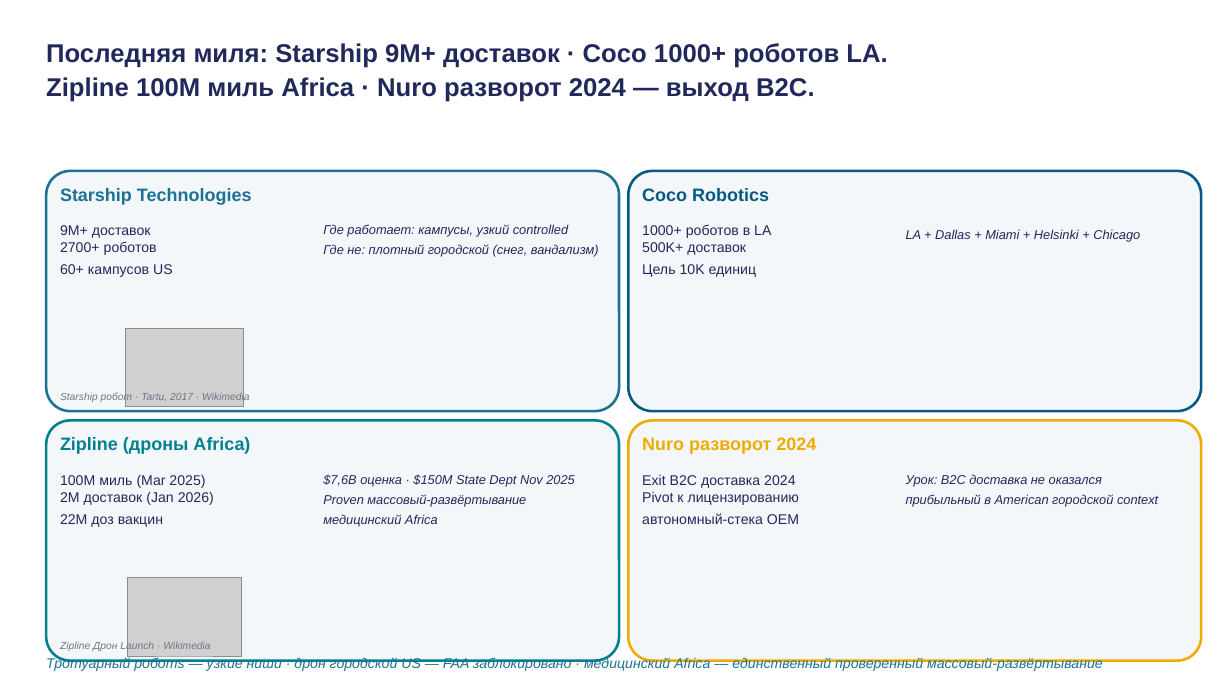
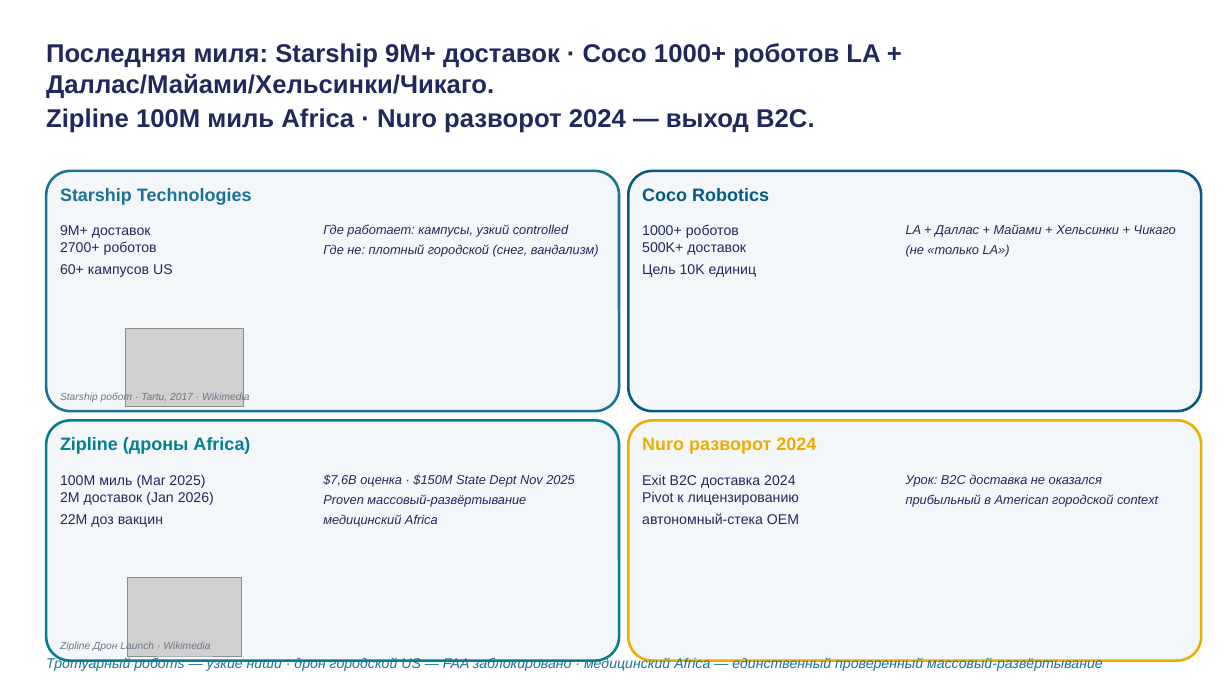
Before and after one commit to tellina-study/AI-usage-lessons, a slide deck: slide 28 of library/lectures/lec-13/rendered/lec-13.pptx. Drawn at 1232x693 pixels with LibreOffice and Linux fonts; fonts in the diff are those of the drawing; grey boxes stand for pictures. Boxes give left, top, right and bottom in pixels: in the first picture for what was removed or moved away, otherwise in the second. Text is boxed around its words. In the diff, an @@ line names an element or a change of style, - is before the commit and + after.

```diff
--- a/library/lectures/lec-13/rendered/lec-13.pptx
+++ b/library/lectures/lec-13/rendered/lec-13.pptx
@@ text at [46,43,880,133]: text changed @@
-Последняя миля: Starship 9M+ доставок · Coco 1000+ роботов LA.
-Zipline 100M миль Africa · Nuro разворот 2024 — выход B2C.
+Последняя миля: Starship 9M+ доставок · Coco 1000+ роботов LA + Даллас/Майами/Хельсинки/Чикаго.
+Zipline 100M миль Africa · Nuro разворот 2024 — выход B2C.
@@ text at [642,225,756,277]: text changed @@
-1000+ роботов в LA
-500K+ доставок
-Цель 10K единиц
+1000+ роботов
+500K+ доставок
+Цель 10K единиц
@@ text at [906,224,1176,257]: text changed @@
-LA + Dallas + Miami + Helsinki + Chicago
+LA + Даллас + Майами + Хельсинки + Чикаго
+(не «только LA»)
```
Also in this commit, not shown: 6 other slides changed, 2 other files.
